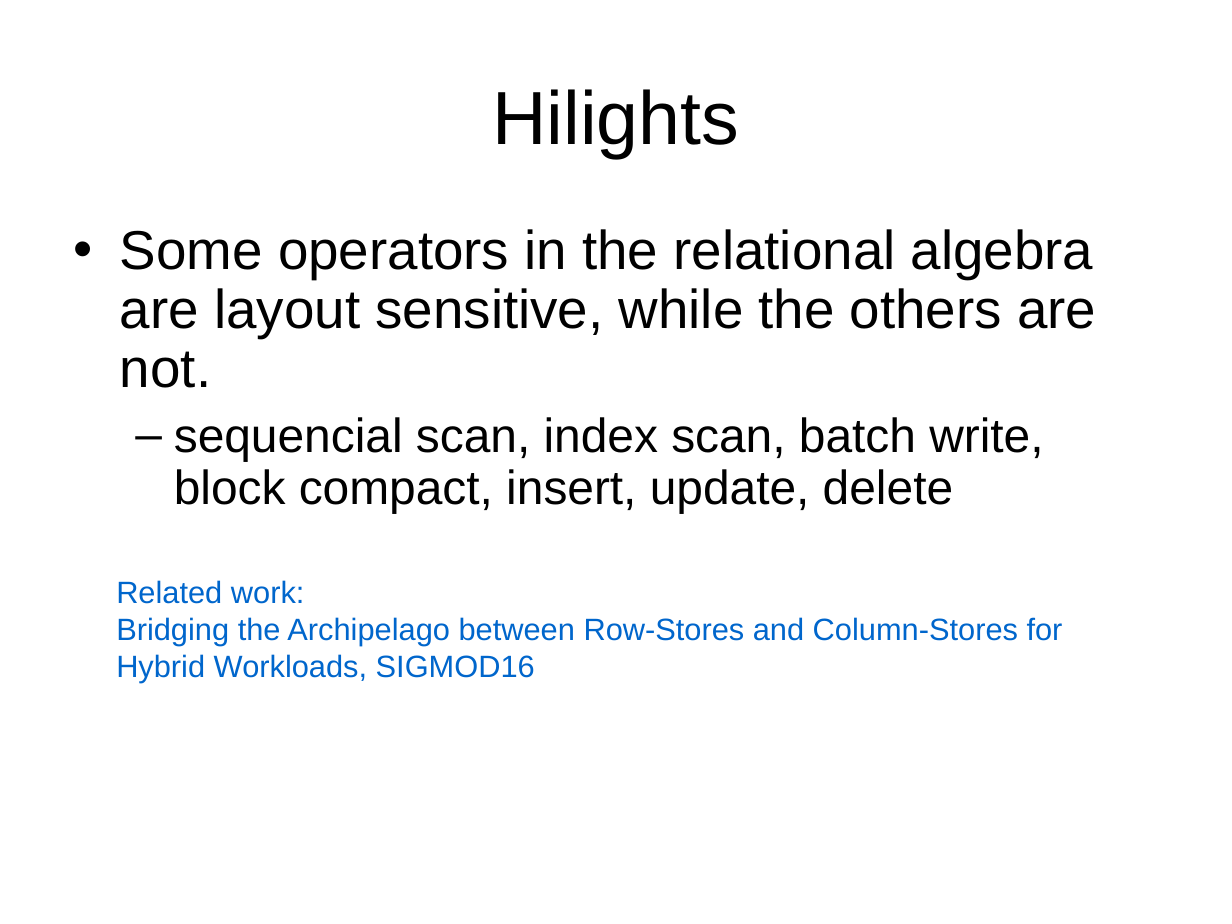
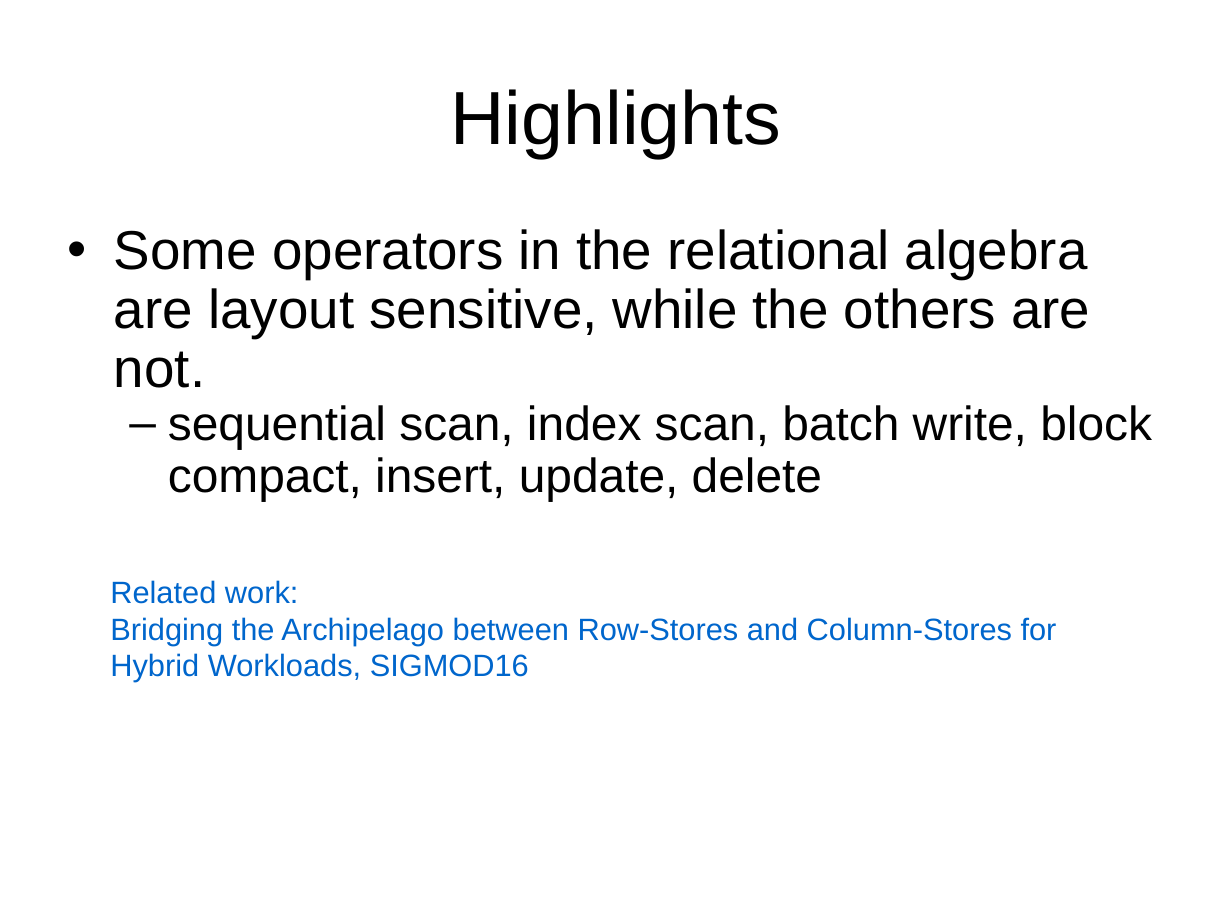
Before and after one commit to pixelsdb/pixels, a slide deck: slide 16 of pub/slides/pixels_examples_and_highlights.ppt (slide 15 before the commit). Drawn at 1232x924 pixels with LibreOffice and Linux fonts; fonts in the diff are those of the drawing. Boxes give left, top, right and bottom in pixels: in the first picture for what was removed or moved away, otherwise in the second. Text is boxed around its words. In the diff, an @@ line names an element or a change of style, - is before the commit and + after.

Commit message:
update slides

```diff
--- a/pub/slides/pixels_examples_and_highlights.ppt
+++ b/pub/slides/pixels_examples_and_highlights.ppt
@@ title at bbox=[451, 89, 781, 158]: text changed @@
-Hilights
+Highlights
@@ text at bbox=[114, 229, 1090, 388]: less space between paragraphs @@
@@ text at bbox=[168, 405, 1152, 501]: text changed @@
-  – sequencial scan, index scan, batch write, block compact, insert, update, delete
+  – sequential scan, index scan, batch write, block compact, insert, update, delete
@@ text "Related work:": place and size @@
-text "Related work:" at bbox=[116, 580, 1063, 682]
+text "Related work:" at bbox=[110, 580, 1057, 682]
```
Also in this commit, not shown: 13 other slides changed, 1 slide added.
